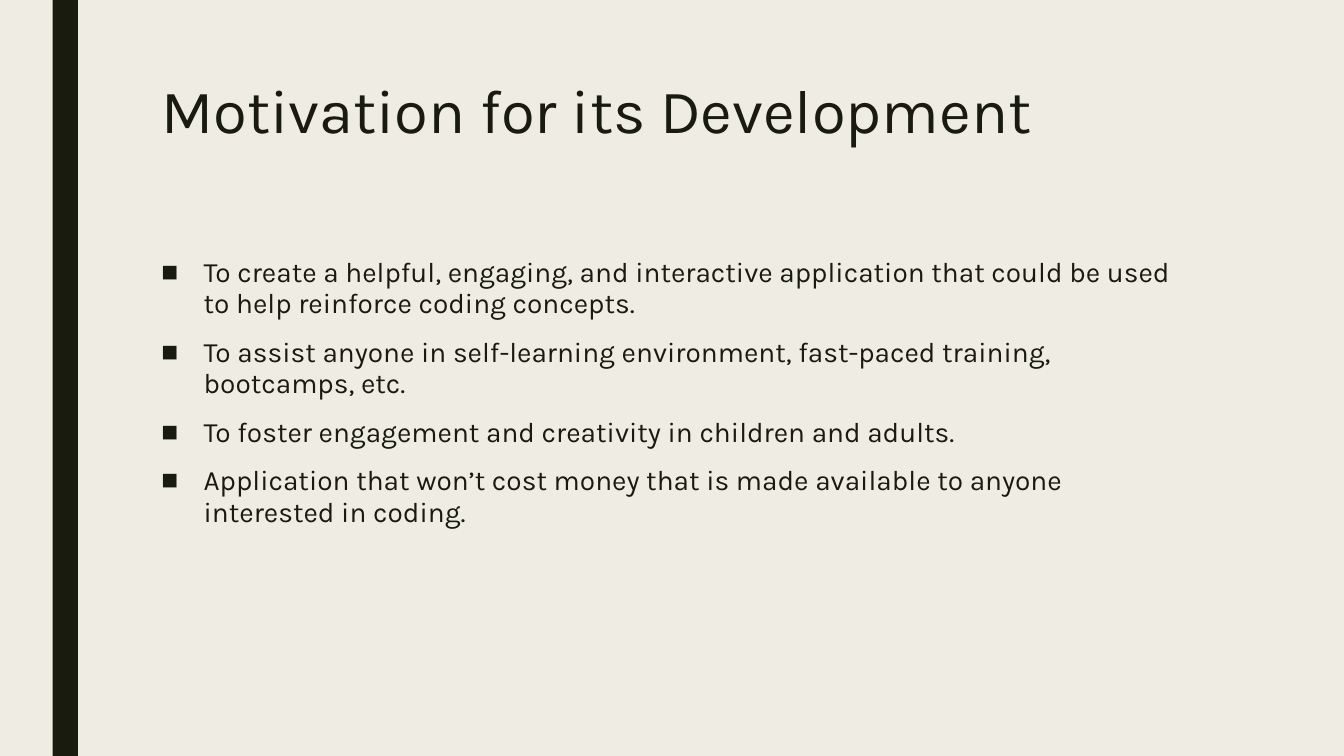
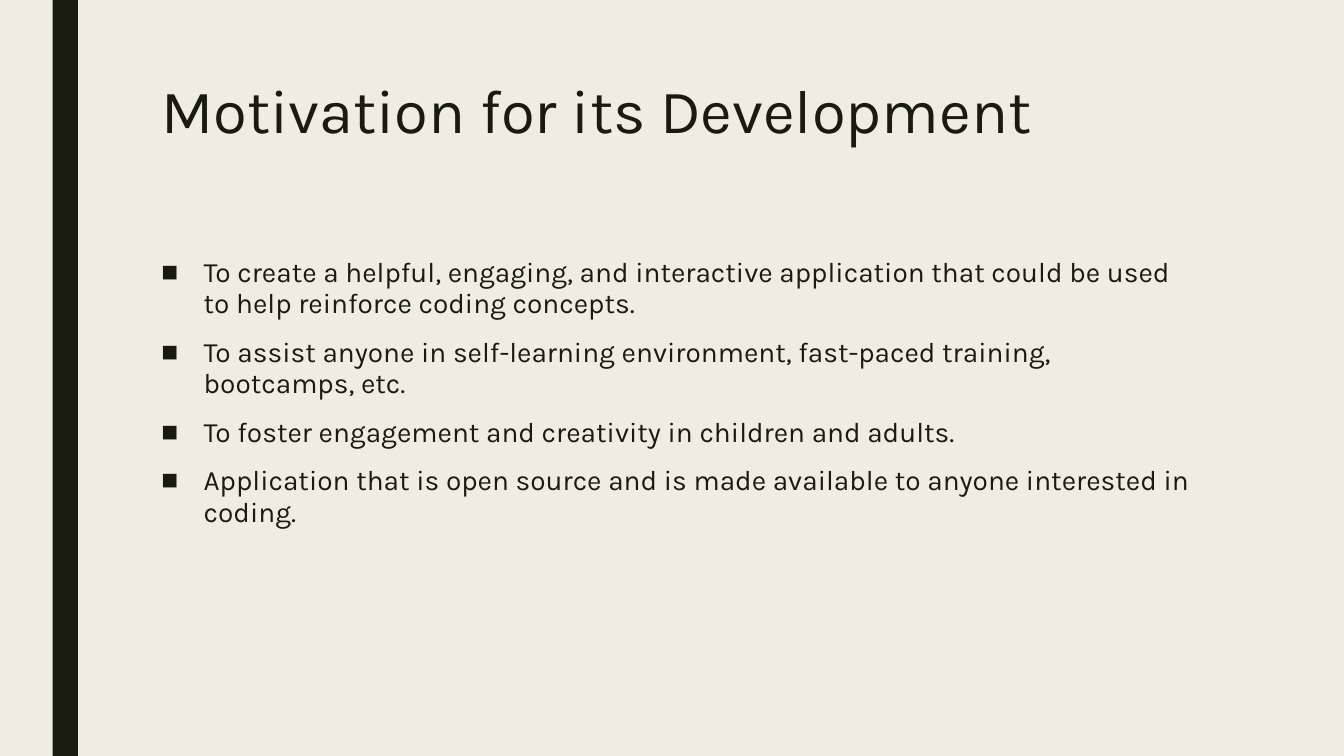
Before and after one commit to codeDeck-Learning-Tools/codeDeck, a slide deck: slide 3 of powerpoint/codeDeck.pptx. Drawn at 1344x756 pixels with LibreOffice and Linux fonts; fonts in the diff are those of the drawing. Boxes give left, top, right and bottom in pixels: in the first picture for what was removed or moved away, otherwise in the second. Text is boxed around its words. In the diff, an @@ line names an element or a change of style, - is before the commit and + after.

```diff
--- a/powerpoint/codeDeck.pptx
+++ b/powerpoint/codeDeck.pptx
@@ text at [204, 470, 1189, 529]: text changed @@
-■ Application that won’t cost money that is made available to anyone interested in coding.
+■ Application that is open source and is made available to anyone interested in coding.
```
Also in this commit, not shown: 4 other slides changed, 1 slide added, 1 other file.
